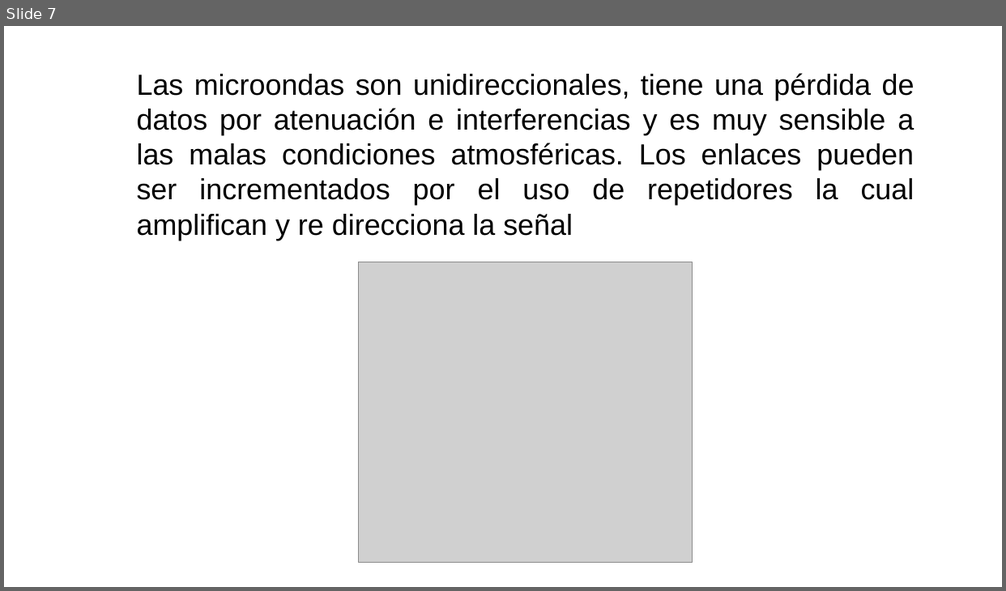
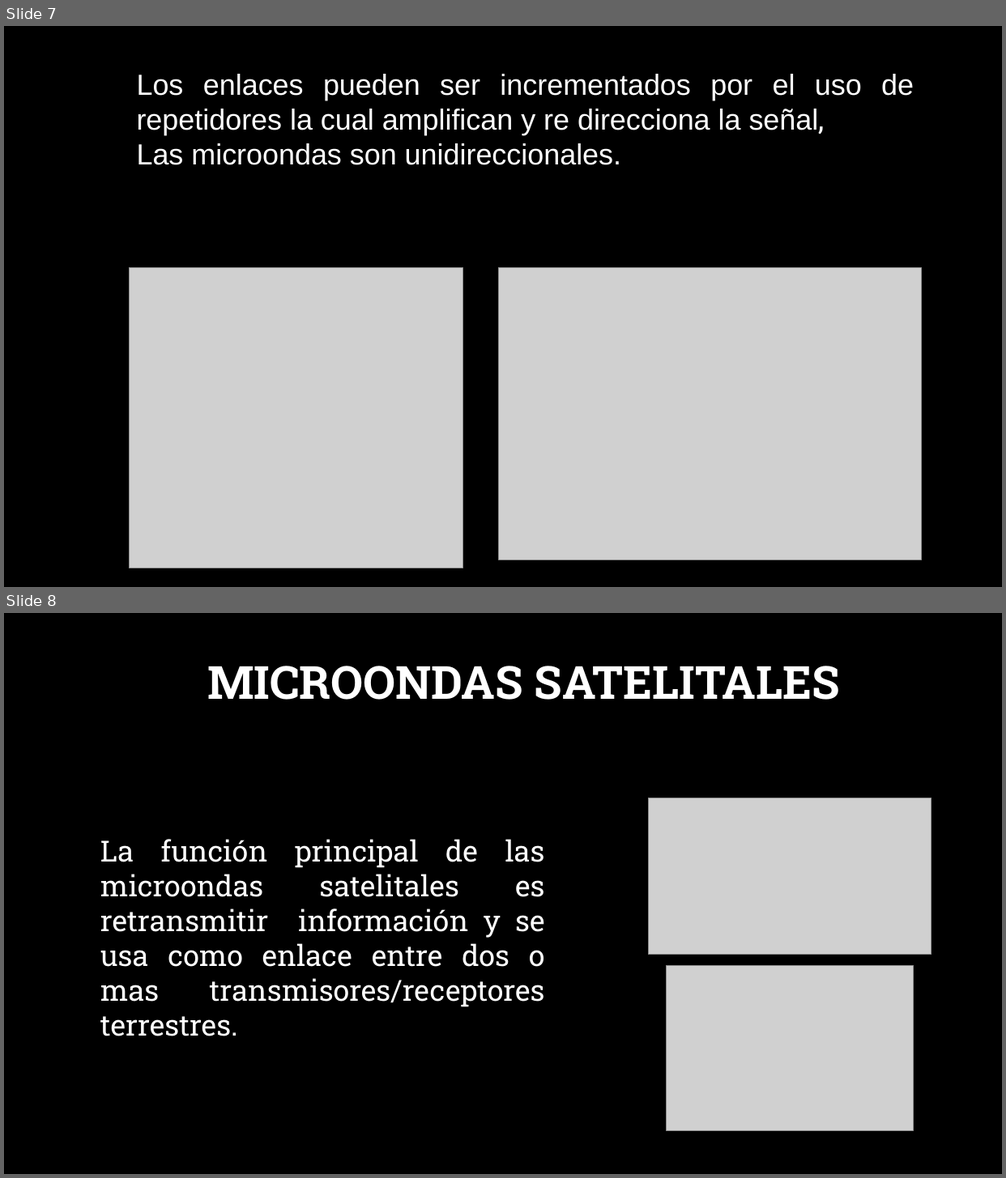
Before and after one commit to SM-ROOT/SM-ROOT, a slide deck: 9°A/Telecomunicaciones/RA_9A_U4_E2.pptx. Shown one above the other, each under a label of ours: slide 7 before the commit, slides 7 and 8 after it. The pictures are 1006x591 and 1006x1178 pixels, drawn with LibreOffice and Linux fonts; fonts in the diff are those of the drawing; grey boxes stand for pictures; background and template pictures are left out. Boxes give left, top, right and bottom in pixels: in the first picture for what was removed or moved away, otherwise in the second. Text is boxed around its words. In the diff, an @@ line names an element or a change of style, - is before the commit and + after.

```diff
--- a/9°A/Telecomunicaciones/RA_9A_U4_E2.pptx
+++ b/9°A/Telecomunicaciones/RA_9A_U4_E2.pptx
@@ slide 8 added at <box>4,613,1002,1174</box>, background picture (left out) @@
@@ text added at <box>207,666,840,700</box>, 44 pt, text #FFFFFF, bold @@
+MICROONDAS SATELITALES
@@ picture added at <box>649,798,931,955</box> @@
@@ text added at <box>100,839,545,1037</box>, 28 pt, text #FFFFFF @@
+La función principal de las microondas satelitales es retransmitir información y se usa como enlace entre dos o mas transmisores/receptores terrestres.
@@ picture added at <box>666,965,913,1131</box> @@
@@ slide 7 changed as well @@
@@ background #FFFFFF to picture (left out) @@
@@ text at <box>137,74,914,165</box>: text changed; text colour #000000 to #FFFFFF @@
-Las microondas son unidireccionales, tiene una pérdida de datos por atenuación e interferencias y es muy sensible a las malas condiciones atmosféricas. Los enlaces pueden ser incrementados por el uso de repetidores la cual amplifican y re direcciona la señal
+Los enlaces pueden ser incrementados por el uso de repetidores la cual amplifican y re direcciona la señal,
+Las microondas son unidireccionales.
@@ picture: place and size @@
-picture at <box>358,263,692,563</box>
+picture at <box>129,268,463,568</box>
@@ picture added at <box>499,268,922,560</box> @@
```
Also in this commit, not shown: 5 other slides changed, 7 other slides added, 12 slides removed, 1 other file.
